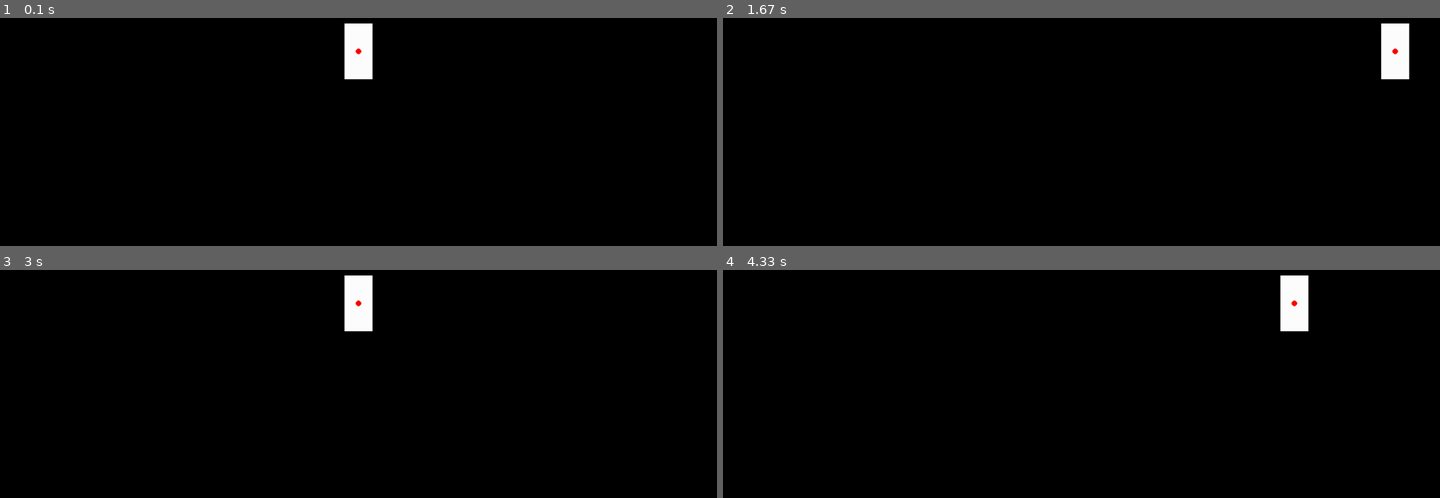
Above: before the commit, frames 1-4 (two rows, left to right).
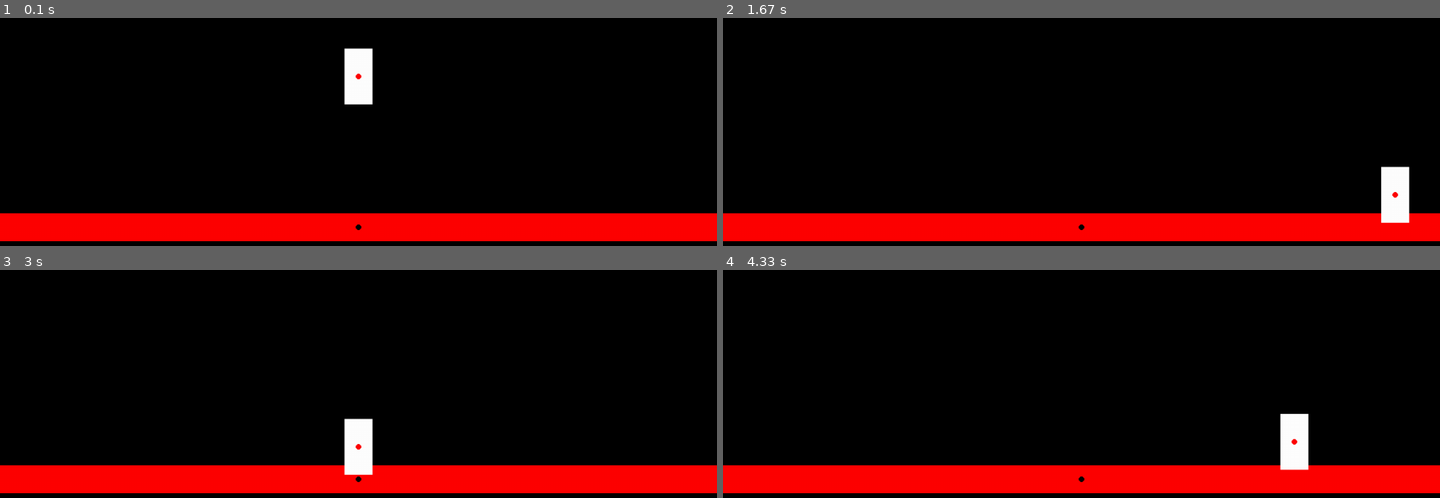
Above: after the commit, the same moments.

Repository: PyroRay/Python-Pygame-Stuff
Game: pygame game, started from FinalProjectPlatformer/Platformer.py
Same seed, same stepped clock (60 frames per second), same inputs: the game is played once before the commit and once after it.
Inputs:
- Up to frame 1 (0.1 s): no input
- Up to frame 2 (1.67 s): hold D 0.33-0.8 s; hold W 0.83-1.13 s; hold D 1.17-1.63 s
- Up to frame 3 (3 s): hold A 1.67-2.2 s; hold A 2.57-2.97 s
- Up to frame 4 (4.33 s): hold W 3-3.37 s; hold D 3.4-4.03 s

The runs differ from the first frame. In frame 1, 13% of the frame differs, in the area x 0-100%, y 2-98%; in frame 2, 14%; in frame 3, 14%; in frame 4, 14%.

Commit message:
Added Jumping (Still working on platform collision)

Diff:
--- a/FinalProjectPlatformer/Platformer.py
+++ b/FinalProjectPlatformer/Platformer.py
@@ -19,6 +19,8 @@
 down_pressed = False
 screendim = pygame.display.get_surface().get_size()
 runGame = True
+jumptime = 0
+fallspeed = 5
 
 class player:
     def __init__(self, speed, color, height, width, xset, yset, falling = False):
@@ -31,6 +33,7 @@
         self.x = xset
         self.y = yset
         self.falling = falling
+        self.jumptime = 20
 
     def draw(self):
         pygame.draw.rect(windowSurfaceObj, (self.color), (self.x - self.size[0]//2, self.y - self.size[1]//2, self.size[0], self.size[1]))
@@ -40,7 +43,31 @@
         self.x += dirx
         self.y += diry
 
+class platform:
+    def __init__(self, color, height, width, xset, yset):
+        self.size = (width, height)
+        self.color = color
+        self.x = xset
+        self.y = yset
+
+    def draw(self):
+        pygame.draw.rect(windowSurfaceObj, (self.color), (self.x - self.size[0]//2, self.y - self.size[1]//2, self.size[0], self.size[1]))
+        pygame.draw.circle(windowSurfaceObj, clrBlack, (self.x, self.y), 5)
+
+
+
+def onGround(plr):
+    # print(plr.y)
+    if plr.y + plr.size[1] >= screendim[1]-20:
+        return True
+    else:
+        return False
+
+def jump(plr, jumptime):
+    plr.move(0, -jumptime)
+
 player1 = player(10, clrWhite, 100, 50, screendim[0]//2, screendim[1]//2)
+platform1 = platform(clrRed, 50, screendim[0], screendim[0]//2, screendim[1] - 45)
 
 while runGame:
     windowSurfaceObj.fill(clrBlack)
@@ -82,20 +109,40 @@
     elif right_pressed:
         player1.move(player1.speed)
 
-    if player1.y + player1.size[1] >= screendim[1]-20: # player is on the ground
+    if onGround(player1) and not(up_pressed): # player is on the ground
         # print("ground")
         # player1.move() # player is not moving
+        fallspeed = 5
         player1.falling = False
-        if up_pressed:
-            player1.move(0, -10)
+        jumptime = player1.jumptime
+    elif up_pressed:
+        # if onGround(player1):
+        #     player1.falling = False
+            # print("jump")
+        if jumptime > -5 and player1.y + jumptime < screendim[1]-20:
+            # print("jumping")
+            jump(player1, jumptime)
+            jumptime -= 1
+        elif onGround(player1):
+            player1.falling = False
+            # print("stop")
         else:
             player1.falling = True
+        # print(jumptime)
+    elif not(onGround(player1)) and not(up_pressed):
+        player1.falling = True
+        jumptime = -5
 
     if player1.falling:
-        player1.move(0, 5)
+        player1.move(0, fallspeed)
+        fallspeed += 1
+
+    platform1.draw()
 
     player1.move()
     player1.draw()
 
+    # print("tick")
+
     pygame.display.update()
     fpsClock.tick(60)
